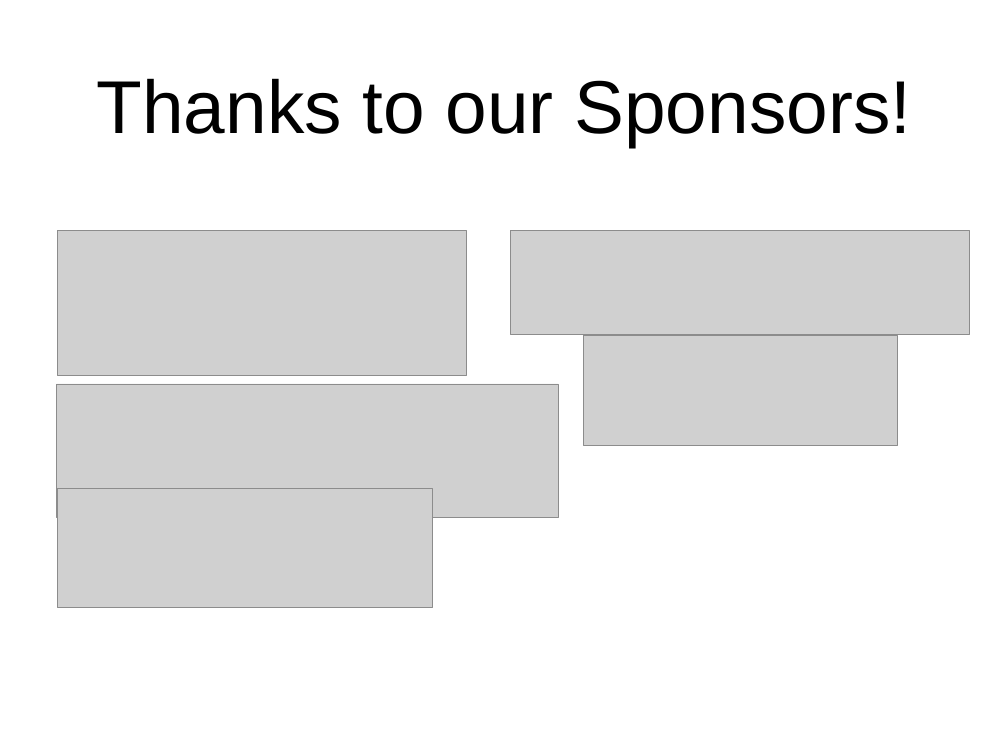
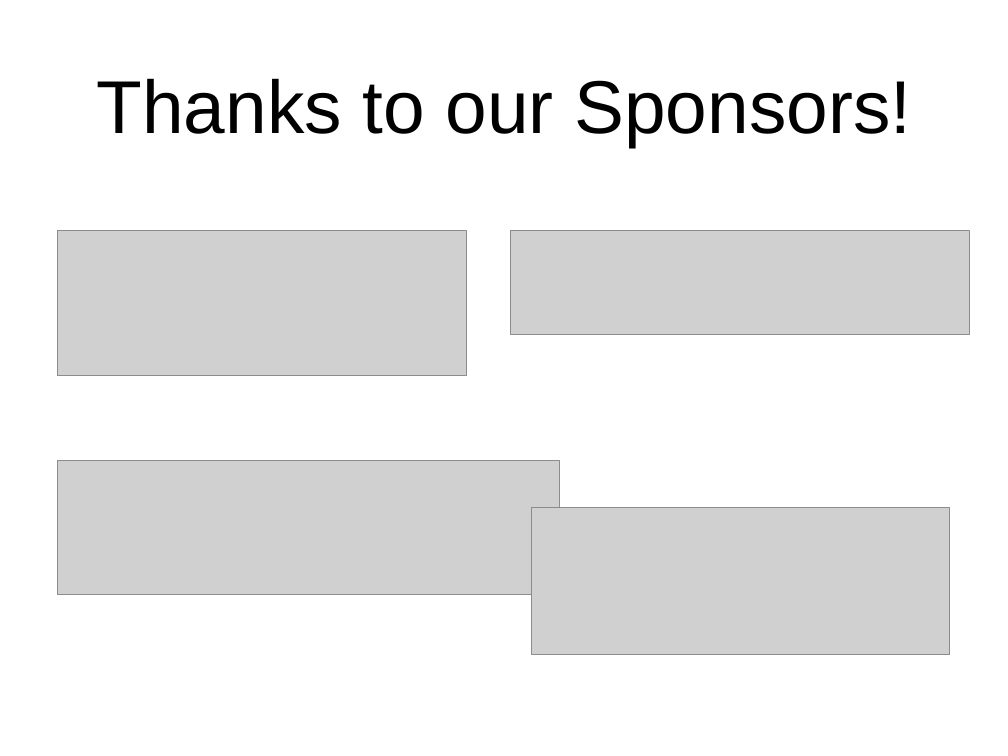
Before and after one commit to socalrug/hackathon-2023-04, a slide deck: slide 14 of admin/intro_slides/hackathon_intro_slides.pptx. Drawn at 1008x756 pixels with LibreOffice and Linux fonts; fonts in the diff are those of the drawing; grey boxes stand for pictures. Boxes give left, top, right and bottom in pixels: in the first picture for what was removed or moved away, otherwise in the second. Text is boxed around its words. In the diff, an @@ line names an element or a change of style, - is before the commit and + after.

```diff
--- a/admin/intro_slides/hackathon_intro_slides.pptx
+++ b/admin/intro_slides/hackathon_intro_slides.pptx
@@ picture: place and size @@
-picture at (57, 384, 559, 518)
+picture at (57, 461, 559, 595)
@@ picture removed at (57, 488, 432, 607) @@
@@ picture: place and size @@
-picture at (583, 335, 897, 446)
+picture at (531, 508, 948, 654)
```
Also in this commit, not shown: 7 other slides changed, 3 other files.
